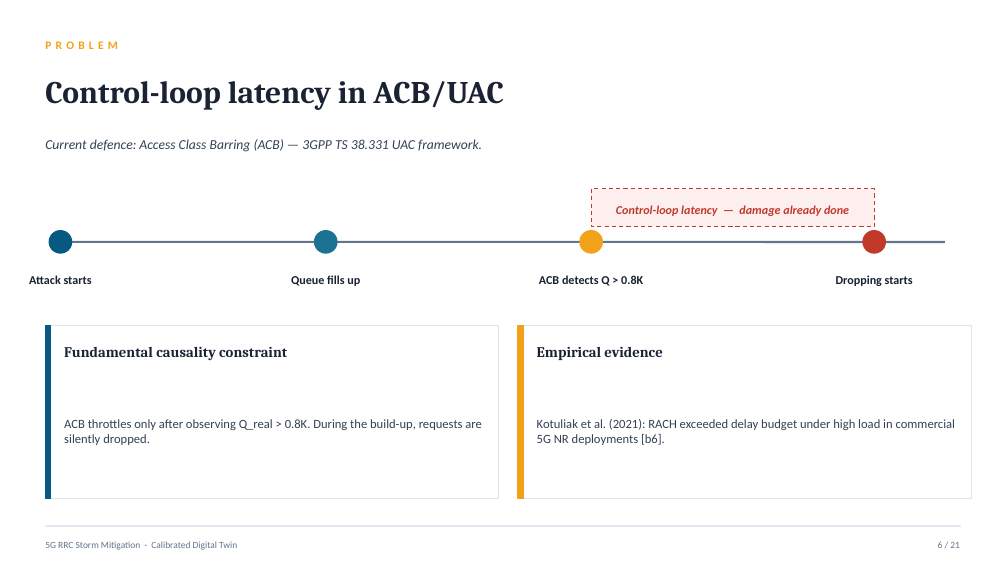
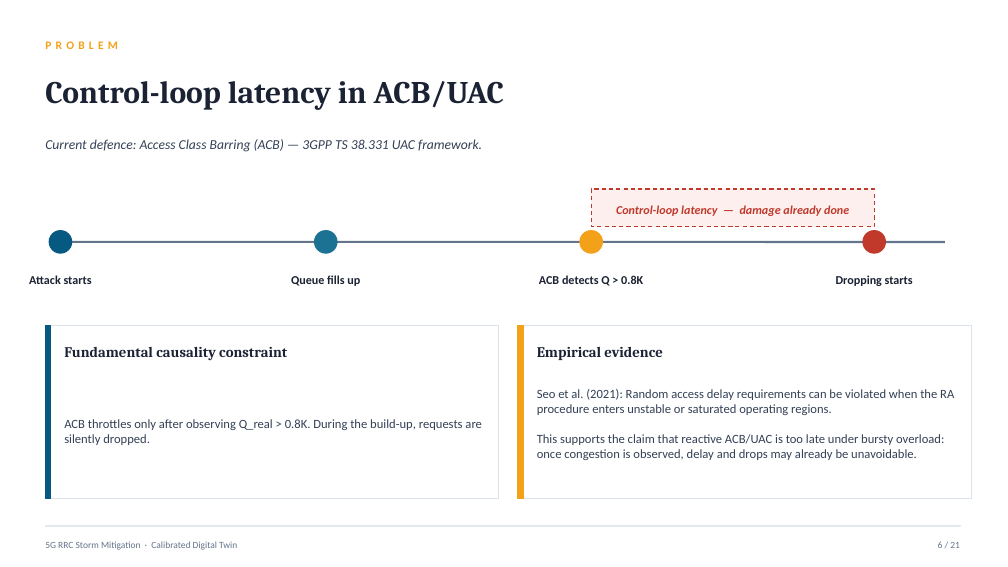
Before and after one commit to omerdikyol/rrc-storm-dt, a slide deck: slide 6 of presentation/presentation.pptx. Drawn at 1008x567 pixels with LibreOffice and Linux fonts; fonts in the diff are those of the drawing. Boxes give left, top, right and bottom in pixels: in the first picture for what was removed or moved away, otherwise in the second. Text is boxed around its words. In the diff, an @@ line names an element or a change of style, - is before the commit and + after.

```diff
--- a/presentation/presentation.pptx
+++ b/presentation/presentation.pptx
@@ text at box(537, 389, 954, 460): text changed @@
-Kotuliak et al. (2021): RACH exceeded delay budget under high load in commercial 5G NR deployments [b6].
+Seo et al. (2021): Random access delay requirements can be violated when the RA procedure enters unstable or saturated operating regions.
+This supports the claim that reactive ACB/UAC is too late under bursty overload: once congestion is observed, delay and drops may already be unavoidable.
```
Also in this commit, not shown: 1 other slide changed, 5 other files.
